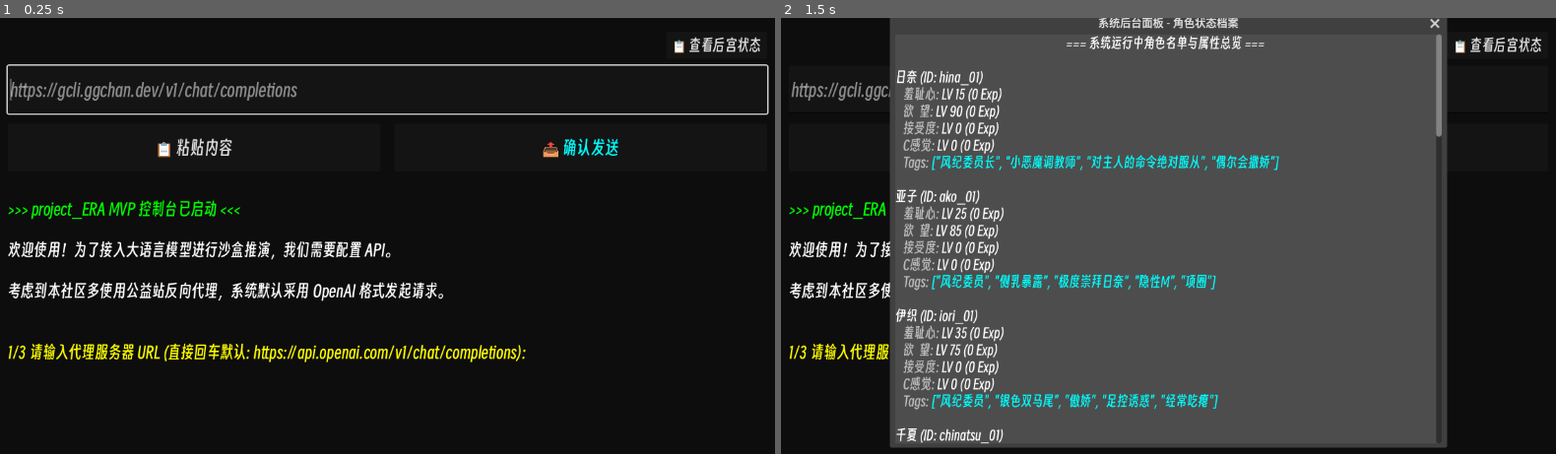
Above: before the commit, frames 1-2 (left to right).
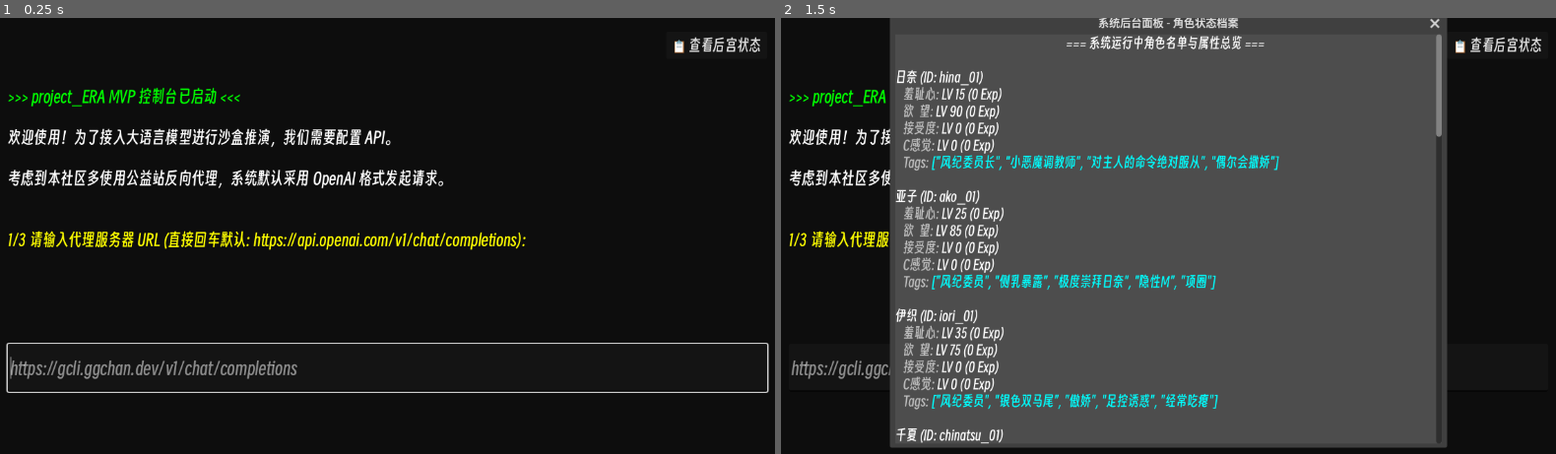
Above: after the commit, the same moments.

Repository: maru044/project_ERA
Game: Godot game, scene res://Scenes/Main.tscn
Two runs of this game, one before a commit and one after it. Both use one fixed random seed, a clock stepped at 60 frames per second and the inputs below.
Inputs (mouse positions are in pixels of both pictures, inside the frame that each line leads up to):
- Up to frame 1 (0.25 s): no input
- Up to frame 2 (1.5 s): click "📋 查看后宫状态" at 0.5 s; click (974, 148) at 1.25 s, where only the run before the commit has a clickable "📋 粘贴内容"

The runs differ from the first frame. In frame 1, 11% of the frame differs, in the area x 0-100%, y 10-87%; in frame 2, 2.3%.

Commit message:
fix: stats window null reference error on close

Diff:
--- a/project-era/Scripts/Network/LLM_Client.gd
+++ b/project-era/Scripts/Network/LLM_Client.gd
@@ -93,7 +93,7 @@
 			prompt += "\n【极其重要的输出规范】：\n1. 思考结束后，你必须关闭 </thinking> 标签。\n2. 必须输出 `[使用简体中文开始游戏:]` 标签。\n3. 紧接着开启 <content> 标签，并在其中严格输出包裹在 ```json 中的指令数组。\n4. 绝对禁止把 JSON 数组写在 thinking 内部！"
 			prompt += "\n5. 【警告】：绝对禁止在动作序列末尾盲目添加 'FINISHER'（允许高潮）指令！除非 Master 在输入中明确提及了‘高潮’、‘爆发’、‘射精’等字眼，否则日常的爱抚、破冰、甚至抽插，都只需输出常规动作序列即可。系统会在后台自动处理常规结算。"
 			prompt += "\n【JSON 结构要求】：\n每个任务对象包含 `instructor_id`, `target_id`, 和 `action_sequence`(动作数组)。"
-			prompt += "每个动作必须包含: `action_flavor`(文本), `check_stat`(判定属性), `reward_stat`(奖励属性), `difficulty_modifier`(难度修正, -50到50)。"
+			prompt += "每个动作必须包含: `action_flavor`(文本), `check_stat`(判定属性), `defend_stat`(防御属性,可以选shame/rebellion/none), `reward_stat`(奖励属性), `difficulty_modifier`(难度修正, -50到50)。"
 			prompt += "\n【正确参考案例 (一次单纯的日常破冰，不含高潮)】：\n"
 			prompt += "Master输入：让日奈去给千世做些简单的爱抚和破冰，对明日奈进行女仆礼仪教育来降低欲情。\n"
 			prompt += "标准输出必须是：\n"
@@ -102,8 +102,8 @@
 			prompt += "  {\n"
 			prompt += "    \"instructor_id\": \"hina_01\", \"target_id\": \"chise_01\",\n"
 			prompt += "    \"action_sequence\": [\n"
-			prompt += "      {\"action_flavor\": \"温和的聊天\", \"check_stat\": \"yuri_obedience\", \"reward_stat\": \"yuri_obedience\", \"difficulty_modifier\": 10},\n"
-			prompt += "      {\"action_flavor\": \"隔着衣服轻揉胸部\", \"check_stat\": \"sensory_B\", \"reward_stat\": \"sensory_B\", \"difficulty_modifier\": -10}\n"
+			prompt += "      {\"action_flavor\": \"温和的聊天\", \"check_stat\": \"yuri_obedience\", \"defend_stat\": \"none\", \"reward_stat\": \"yuri_obedience\", \"difficulty_modifier\": 10},\n"
+			prompt += "      {\"action_flavor\": \"隔着衣服轻揉胸部\", \"check_stat\": \"sensory_B\", \"defend_stat\": \"shame\", \"reward_stat\": \"sensory_B\", \"difficulty_modifier\": -10}\n"
 			prompt += "    ]\n"
 			prompt += "  },\n"
 			prompt += "  {\n"
--- a/project-era/Scripts/Systems/SimulationEngine.gd
+++ b/project-era/Scripts/Systems/SimulationEngine.gd
@@ -20,7 +20,8 @@
 # ---------------------------------------------------------
 func process_task_sequence(target: CharacterData, instructor: CharacterData, actions: Array[Dictionary]) -> Array[String]:
 	var turn_logs: Array[String] = []
-	turn_logs.append("--- 开始对 " + target.char_name + " 进行回合连招调教 ---")
+	var inst_name = instructor.char_name if instructor != null else "无人/系统"
+	turn_logs.append("\n[color=yellow]=== [ " + inst_name + " ] 开始对 [ " + target.char_name + " ] 进行回合连招调教 ===[/color]")
 
 	# 重置临时快感槽
 	for key in temp_pleasure_pool.keys():
@@ -41,7 +42,7 @@
 		if auto_log != "":
 			turn_logs.append(auto_log)
 
-	turn_logs.append("--- 回合调教结束 ---")
+	turn_logs.append("[color=yellow]=== [ " + inst_name + " ] 对 [ " + target.char_name + " ] 的调教回合结束 ===[/color]\n")
 	return turn_logs
 
 # ---------------------------------------------------------
@@ -89,9 +90,11 @@
 	# 安全检查：如果 LLM 给的 key 不是硬指标，兜底为 yuri_obedience
 	var check_stat = action.get("check_stat", "yuri_obedience")
 	var reward_stat = action.get("reward_stat", "yuri_obedience")
+	var defend_stat = action.get("defend_stat", "shame") # 可以是 shame, rebellion, 或者 none
 
 	if not CharacterData.STAT_KEYS.has(check_stat): check_stat = "yuri_obedience"
 	if not CharacterData.STAT_KEYS.has(reward_stat): reward_stat = "yuri_obedience"
+	if defend_stat != "none" and not CharacterData.STAT_KEYS.has(defend_stat): defend_stat = "shame"
 
 	# 2. 逆向指令：教养与禁欲
 	if cmd_type == "REVERSE":
@@ -104,10 +107,14 @@
 	# ================= COC 对抗暗骰计算 =================
 	var ob_lvl = target.stats["yuri_obedience"]["level"]
 	var lust_lvl = target.stats["lust"]["level"]
-	var shame_lvl = target.stats["shame"]["level"]
-
-	# 基底成功率 = 百合顺从 + 欲望 - 羞耻心
-	var base_success = ob_lvl + lust_lvl - shame_lvl
+
+	# 根据 LLM 决定的 defend_stat 动态提取防御属性减值
+	var defend_lvl = 0
+	if defend_stat != "none":
+		defend_lvl = target.stats[defend_stat]["level"]
+
+	# 基底成功率 = 百合顺从 + 欲望 - 防御属性
+	var base_success = ob_lvl + lust_lvl - defend_lvl
 
 	var instructor_bonus = 20 if instructor != null else 0
 
@@ -126,9 +133,9 @@
 	var is_critical = roll <= final_chance / 5
 
 	var log_str = "\n[color=lightblue][" + cmd_name + "][/color] 正在进行 COC 判定...\n"
-	log_str += "  > 计算过程: 基础成功率(50) + 顺从加值(" + str(ob_lvl) + ") + 欲望加值(" + str(lust_lvl) + ") - 羞耻心减值(" + str(shame_lvl) + ")"
-	log_str += " + 导师技巧压制(" + str(instructor_bonus) + ") + LLM动作难度修正(" + str(cmd_modifier) + ") + 部位等级加成(" + str(part_bonus) + ")\n"
-	log_str += "  > = 最终成功率 (" + str(final_chance_raw) + "% -> 触发保底 " + str(final_chance) + "%)\n"
+	log_str += "  > 计算过程: 基础(50) + 顺从(" + str(ob_lvl) + ") + 欲望(" + str(lust_lvl) + ") - 阻力[" + defend_stat + "](" + str(defend_lvl) + ")"
+	log_str += " + 导师技巧(" + str(instructor_bonus) + ") + 动作修正(" + str(cmd_modifier) + ") + 部位加成(" + str(part_bonus) + ")\n"
+	log_str += "  > = 理论成功率 (" + str(final_chance_raw) + "%) -> 实际补正后 (" + str(final_chance) + "%)\n"
 	log_str += "  > 判定: " + str(final_chance) + "% | 掷骰: " + str(roll) + " -> "
 
 	# ================= 结算结果 =================
--- a/project-era/Scripts/UI/ConsoleCLI.gd
+++ b/project-era/Scripts/UI/ConsoleCLI.gd
@@ -174,74 +174,6 @@
 	roster_btn.pressed.connect(_on_roster_button_pressed)
 	header_box.add_child(roster_btn)
 
-	# --- 顶部输入区 (移至上方以彻底规避手机底栏遮挡) ---
-	var input_area = VBoxContainer.new()
-	input_area.add_theme_constant_override("separation", 15)
-	vbox.add_child(input_area)
-
-	# 第一行：极宽极高的输入框
-	input_field = LineEdit.new()
-	input_field.size_flags_horizontal = Control.SIZE_EXPAND_FILL
-	input_field.custom_minimum_size.y = 70 # 确保手指极其好点击，呼出虚拟键盘
-	input_field.add_theme_font_size_override("font_size", 26)
-	input_field.add_theme_color_override("font_color", Color.GREEN_YELLOW)
-	input_field.add_theme_font_override("font", custom_font)
-	input_field.placeholder_text = "在此输入指令，按下方按钮发送..."
-	# 保留键盘回车提交，以防 PC 玩家习惯
-	input_field.text_submitted.connect(_on_input_submitted)
-	input_area.add_child(input_field)
-
-	# 第二行：并排的巨型按钮组
-	var btn_box = HBoxContainer.new()
-	btn_box.add_theme_constant_override("separation", 20)
-	input_area.add_child(btn_box)
-
-	# 专为 Web 端准备的极巨化“粘贴”按钮
-	var paste_btn = Button.new()
-	paste_btn.text = " 📋 粘贴内容 "
-	paste_btn.size_flags_horizontal = Control.SIZE_EXPAND_FILL
-	paste_btn.custom_minimum_size.y = 70
-	paste_btn.add_theme_font_size_override("font_size", 26)
-	paste_btn.add_theme_font_override("font", custom_font)
-	paste_btn.pressed.connect(func(): input_field.text = DisplayServer.clipboard_get())
-	btn_box.add_child(paste_btn)
-
-	# 手机端终极拯救者：物理“确认发送”按钮
-	var send_btn = Button.new()
-	send_btn.text = " 📤 确认发送 "
-	send_btn.size_flags_horizontal = Control.SIZE_EXPAND_FILL
-	send_btn.custom_minimum_size.y = 70
-	send_btn.add_theme_font_size_override("font_size", 26)
-	send_btn.add_theme_color_override("font_color", Color.CYAN)
-	send_btn.add_theme_font_override("font", custom_font)
-	# 点击按钮时，主动提取文本框里的内容走提交逻辑
-	send_btn.pressed.connect(func(): _on_input_submitted(input_field.text))
-	btn_box.add_child(send_btn)
-
-	# --- 角色图鉴弹窗 ---
-	stats_window = Window.new()
-	stats_window.title = "系统后台面板 - 角色状态档案"
-	stats_window.size = Vector2i(800, 600)
-	stats_window.visible = false
-	stats_window.exclusive = true
-	stats_window.close_requested.connect(func(): stats_window.hide())
-	add_child(stats_window)
-
-	var scroll = ScrollContainer.new()
-	scroll.set_anchors_preset(PRESET_FULL_RECT)
-	stats_window.add_child(scroll)
-
-	stats_content = RichTextLabel.new()
-	stats_content.bbcode_enabled = true
-	stats_content.size_flags_horizontal = Control.SIZE_EXPAND_FILL
-	stats_content.size_flags_vertical = Control.SIZE_EXPAND_FILL
-	stats_content.custom_minimum_size = Vector2(780, 0)
-	stats_content.add_theme_font_size_override("normal_font_size", 20)
-	stats_content.add_theme_font_size_override("bold_font_size", 20)
-	stats_content.add_theme_font_override("normal_font", custom_font)
-	stats_content.add_theme_font_override("bold_font", custom_font)
-	scroll.add_child(stats_content)
-
 	# 输出框 (RichTextLabel)
 	output_log = RichTextLabel.new()
 	output_log.bbcode_enabled = true
@@ -254,6 +186,23 @@
 	output_log.add_theme_font_override("normal_font", custom_font)
 	output_log.add_theme_font_override("bold_font", custom_font)
 	vbox.add_child(output_log)
+
+	# --- 底部输入区 ---
+	var input_area = VBoxContainer.new()
+	input_area.add_theme_constant_override("separation", 15)
+	vbox.add_child(input_area)
+
+	# 极宽极高的输入框
+	input_field = LineEdit.new()
+	input_field.size_flags_horizontal = Control.SIZE_EXPAND_FILL
+	input_field.custom_minimum_size.y = 70 # 确保好点击
+	input_field.add_theme_font_size_override("font_size", 26)
+	input_field.add_theme_color_override("font_color", Color.GREEN_YELLOW)
+	input_field.add_theme_font_override("font", custom_font)
+	input_field.placeholder_text = "在此输入指令，按 Enter 键发送..."
+	# 回车提交 (PC端为主)
+	input_field.text_submitted.connect(_on_input_submitted)
+	input_area.add_child(input_field)
 
 	# 启动后自动聚焦
 	input_field.grab_focus()
@@ -377,6 +326,34 @@
 # 角色图鉴弹窗刷新
 # ---------------------------------------------------------
 func _on_roster_button_pressed() -> void:
+	if stats_window == null or not is_instance_valid(stats_window):
+		push_warning("stats_window is null, rebuilding...")
+		# --- 角色图鉴弹窗 ---
+		stats_window = Window.new()
+		stats_window.title = "系统后台面板 - 角色状态档案"
+		stats_window.size = Vector2i(800, 600)
+		stats_window.visible = false
+		stats_window.exclusive = true
+		stats_window.close_requested.connect(func(): stats_window.hide())
+		add_child(stats_window)
+
+		var scroll = ScrollContainer.new()
+		scroll.set_anchors_preset(PRESET_FULL_RECT)
+		stats_window.add_child(scroll)
+
+		stats_content = RichTextLabel.new()
+		stats_content.bbcode_enabled = true
+		stats_content.size_flags_horizontal = Control.SIZE_EXPAND_FILL
+		stats_content.size_flags_vertical = Control.SIZE_EXPAND_FILL
+		stats_content.custom_minimum_size = Vector2(780, 0)
+		stats_content.add_theme_font_size_override("normal_font_size", 20)
+		stats_content.add_theme_font_size_override("bold_font_size", 20)
+		# 尝试获取已加载的字体
+		var custom_font = load("res://Fonts/SmileySans-Oblique.otf")
+		stats_content.add_theme_font_override("normal_font", custom_font)
+		stats_content.add_theme_font_override("bold_font", custom_font)
+		scroll.add_child(stats_content)
+
 	stats_window.popup_centered()
 	var bbcode = "[center][b]=== 系统运行中角色名单与属性总览 ===[/b][/center]\n\n"
 
Not shown, added: Discord发布贴.md
Not shown, changed: docs/index.html
Not shown, changed: docs/index.pck
Not shown, changed: project_ERA项目企划.md
